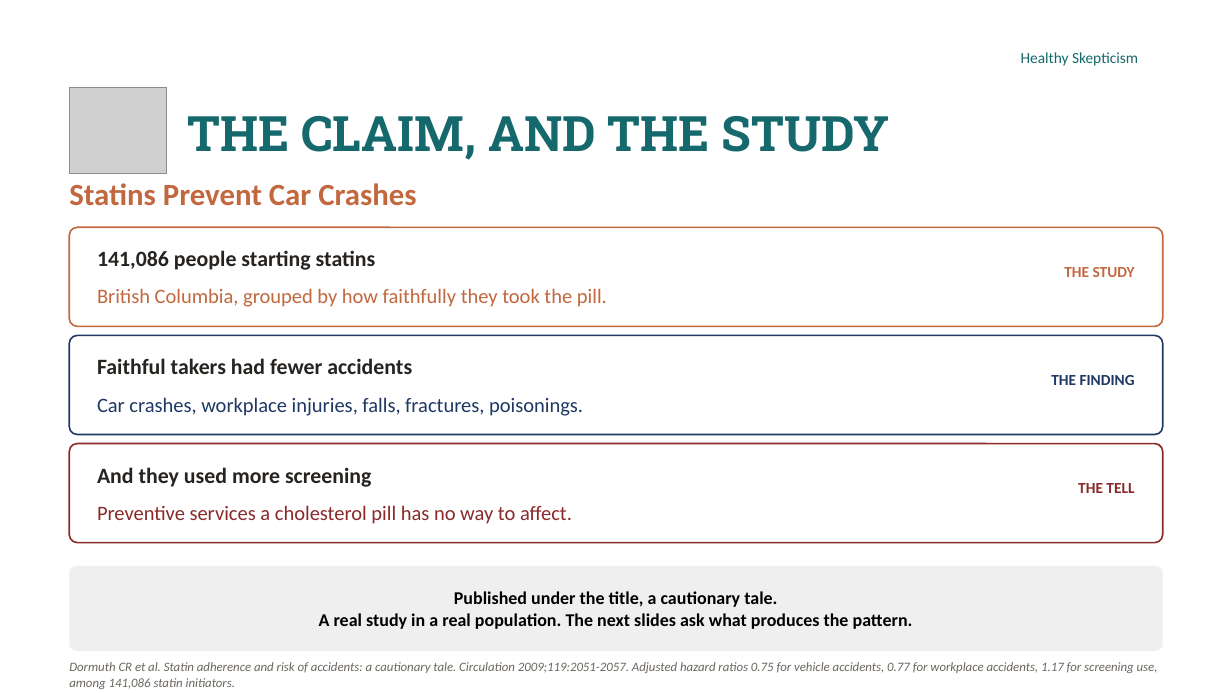
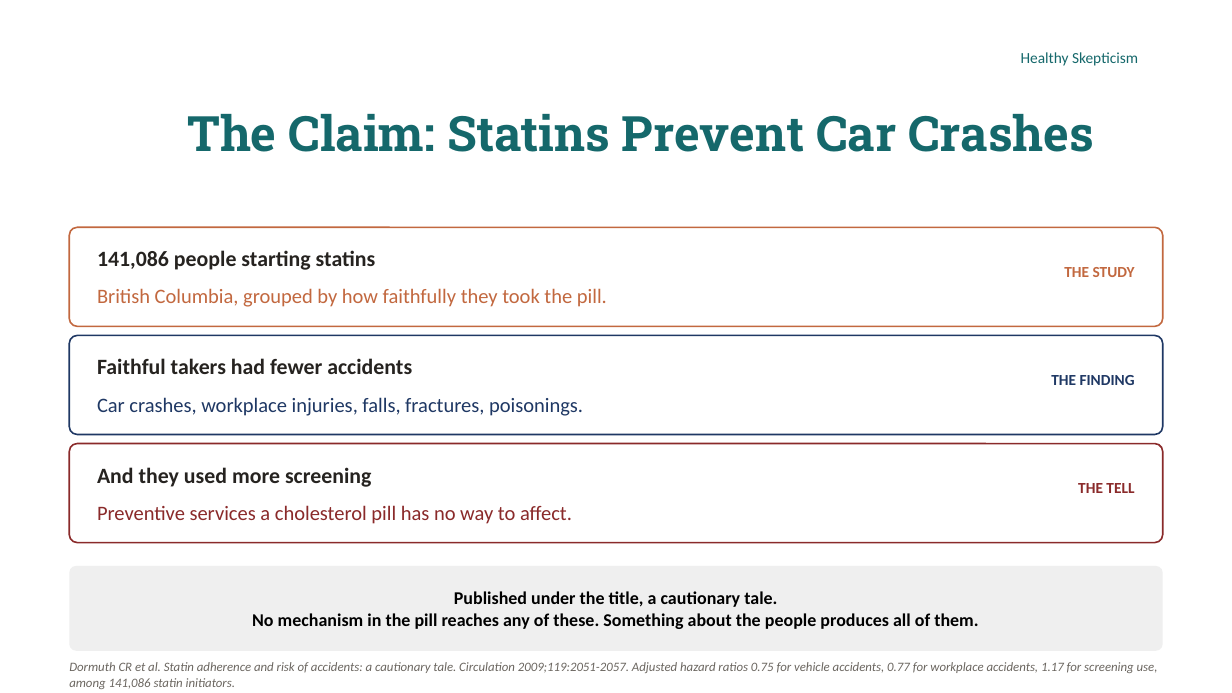
Before and after one commit to murraygmail/healthy-skepticism, a slide deck: slide 15 of materials/Day4.pptx (slide 13 before the commit). Drawn at 1232x693 pixels with LibreOffice and Linux fonts; fonts in the diff are those of the drawing; grey boxes stand for pictures; background and template pictures are left out. Boxes give left, top, right and bottom in pixels: in the first picture for what was removed or moved away, otherwise in the second. Text is boxed around its words. In the diff, an @@ line names an element or a change of style, - is before the commit and + after.

```diff
--- a/materials/Day4.pptx
+++ b/materials/Day4.pptx
@@ picture removed at [69, 87, 167, 173] @@
@@ title at [187, 114, 1093, 152]: text changed @@
-THE CLAIM, AND THE STUDY
+The Claim: Statins Prevent Car Crashes
@@ text removed at [69, 183, 416, 206] @@
-Statins Prevent Car Crashes
@@ text in rounded rectangle at [252, 613, 978, 629]: text changed @@
-A real study in a real population. The next slides ask what produces the pattern.
+No mechanism in the pill reaches any of these. Something about the people produces all of them.
```
Also in this commit, not shown: 16 other slides changed, 6 slides added, 6 slides removed, 3 other files.
